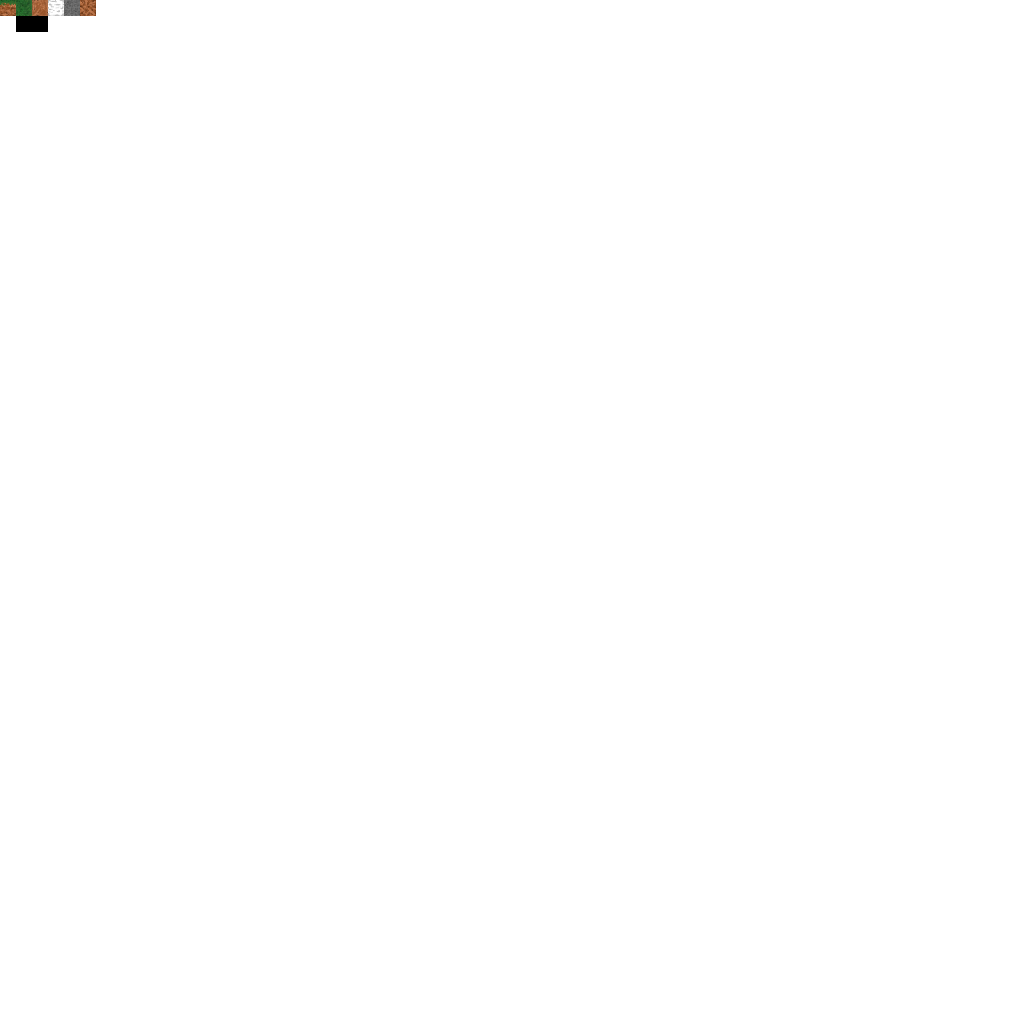
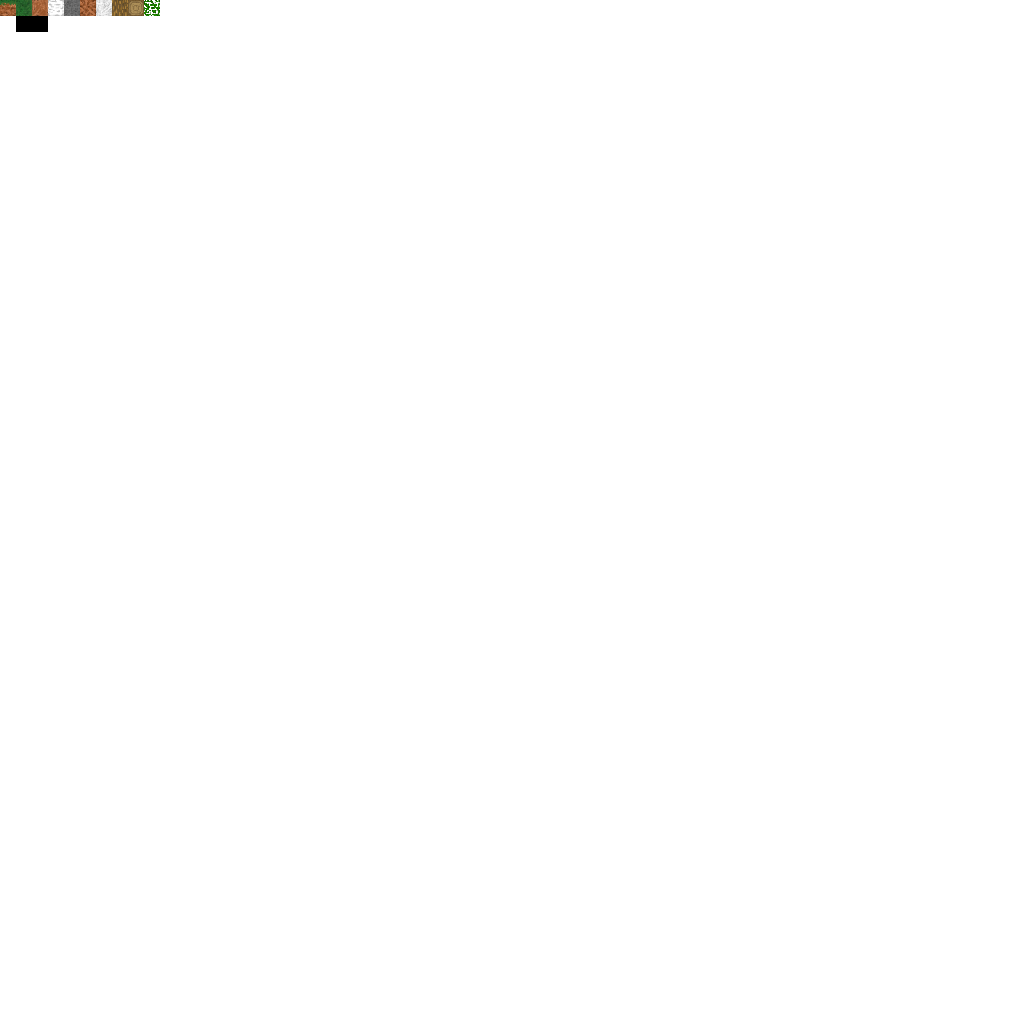
Two versions of the same layered image (1024 x 1024). Layer-by-layer changes:
added layer "Leave.xcf" above "LogTop.xcf" over [144, 0, 160, 16]
added layer "LogTop.xcf" above "Log.xcf" over [128, 0, 144, 16]
added layer "Log.xcf" above "Snow.xcf" over [112, 0, 128, 16]
added layer "Snow.xcf" above "Dirt.xcf" over [96, 0, 112, 16]
